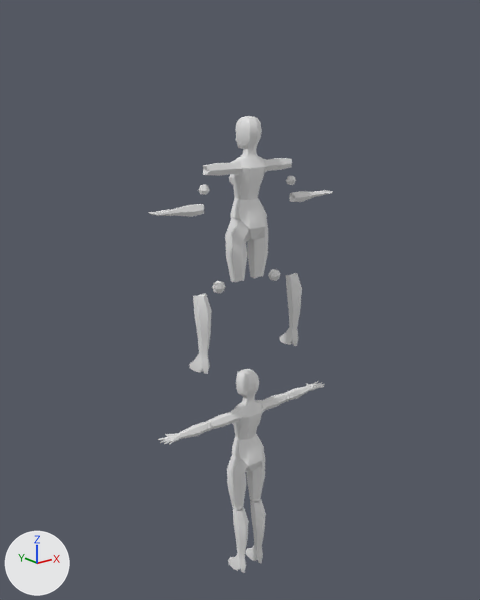
What one commit did to the Blender file 6 Month Project/Assets/_Project/Art/Models/Characters/MainCharacter_ToTexture.blend.
Rendered twice from a 50 mm lens placed at (-3.32, -4.03, 4.21), pointed at (0.31, 0.51, 2.4). Every picture has the same lights, and +X, +Y and +Z are marked at lower left.

Objects in the first picture: 'Base', 'Base.001'.
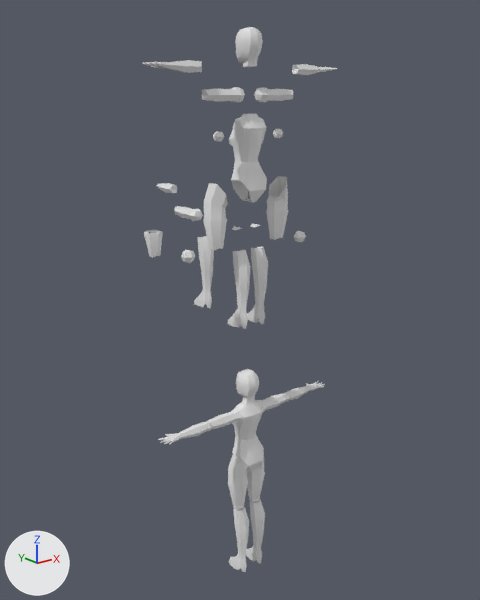
What differs and where, as boxes [x1, y1, x2, y2] in the pictures (480 x 600 px; the box of a moved part takes in the faces that stretch with it):
'Base', reshaped, moved (9% narrower, 21% shorter): before [149, 116, 333, 374]; after [158, 369, 325, 572]
'Base.001', reshaped, moved (17% wider, 32% taller): before [158, 369, 325, 573]; after [142, 60, 338, 329]
'Base.002', added: after [203, 27, 288, 251]
'Base.004', added: after [194, 236, 214, 308]
'Base.005', added: after [157, 183, 203, 221]
'Base.003', added: after [144, 230, 163, 257]
part 1 of me_circle_005, moved or reshaped: before [189, 294, 212, 374]; after [229, 507, 249, 572]
part 2 of me_circle_005, moved or reshaped: before [212, 281, 225, 293]; after [233, 504, 244, 510]
part 3 of me_circle_005, moved or reshaped: before [149, 204, 204, 217]; after [158, 422, 208, 445]
part 4 of me_circle_005, moved or reshaped: before [199, 185, 209, 195]; after [206, 421, 212, 431]
part 5 of me_circle_005, moved or reshaped: before [280, 273, 302, 346]; after [246, 499, 265, 564]
part 6 of me_circle_005, moved or reshaped: before [268, 269, 280, 281]; after [249, 496, 260, 503]
part 7 of me_circle_005, moved or reshaped: before [289, 190, 333, 202]; after [285, 381, 325, 401]
part 8 of me_circle_005, moved or reshaped: before [286, 176, 296, 185]; after [284, 393, 290, 402]
part 9 of me_circle_005, moved or reshaped: before [225, 156, 268, 282]; after [228, 402, 265, 507]
part 10 of me_circle_001, moved or reshaped: before [232, 505, 244, 511]; after [181, 250, 195, 263]
part 11 of me_circle_001, moved or reshaped: before [158, 422, 208, 445]; after [142, 60, 202, 73]
part 12 of me_circle_001, moved or reshaped: before [206, 421, 212, 431]; after [213, 131, 224, 142]
part 13 of me_circle_001, moved or reshaped: before [250, 496, 261, 502]; after [294, 231, 306, 242]
part 14 of me_circle_001, moved or reshaped: before [285, 381, 325, 401]; after [292, 64, 338, 75]
part 15 of me_circle_001, moved or reshaped: before [284, 393, 290, 402]; after [273, 129, 283, 138]
part 16 of me_circle_001, moved or reshaped: before [227, 369, 266, 573]; after [202, 87, 293, 329]

The change, as a diff of the scene's bpy script:
```diff
--- a/6 Month Project/Assets/_Project/Art/Models/Characters/MainCharacter_ToTexture.blend.py
+++ b/6 Month Project/Assets/_Project/Art/Models/Characters/MainCharacter_ToTexture.blend.py
@@ me_circle_005 @@
-me_circle_005.from_pydata(...)  # 736 vertices, 750 faces; spans x -0.9..0.9, y -0.1..0.16, z -0.01..1.95
+me_circle_005.from_pydata(...)  # 748 vertices, 762 faces; spans x -0.9..0.9, y -0.1..0.16, z -0.01..1.95
+# me_circle_005 part 1: the loose piece of 48 vertices spanning x -0.54..-0.42, y -0.09..0.15, z -0.01..0.64 is moved by (0.39, 0.0, 0.0)
+# me_circle_005 part 2: the loose piece of 18 vertices spanning x -0.34..-0.25, y -0.03..0.08, z 0.61..0.7 is moved by (0.2, 0.0, 0.0)
+# me_circle_005 part 3: the loose piece of 142 vertices spanning x -0.9..-0.45, y -0.07..0.11, z 1.25..1.33 is moved by (0.0, 0.0, 0.28)
+# me_circle_005 part 4: the loose piece of 18 vertices spanning x -0.47..-0.4, y -0.04..0.04, z 1.4..1.47 is moved by (0.0, 0.0, 0.14)
+# me_circle_005 part 5: the loose piece of 48 vertices spanning x 0.42..0.54, y -0.09..0.15, z -0.01..0.64 is moved by (-0.39, 0.0, 0.0)
+# me_circle_005 part 6: the loose piece of 18 vertices spanning x 0.25..0.34, y -0.03..0.08, z 0.61..0.7 is moved by (-0.2, 0.0, 0.0)
+# me_circle_005 part 7: the loose piece of 142 vertices spanning x 0.45..0.9, y -0.07..0.11, z 1.25..1.33 is moved by (0.0, 0.0, 0.28)
+# me_circle_005 part 8: the loose piece of 18 vertices spanning x 0.4..0.47, y -0.04..0.04, z 1.4..1.47 is moved by (0.0, 0.0, 0.14)
+# me_circle_005 part 9: 42 vertices moved from x -0.18..0.18, y -0.09..0.13, z 0.68..1.57 to x -0.17..0.17, y -0.08..0.12, z 0.68..1.57; 18 vertices removed from x -0.18..0.18, y 0.0..0.12, z 0.67..1.24; 30 vertices added at x -0.18..0.18, y -0.02..0.12, z 0.67..1.24
 me_circle_005.materials.append(mat_material)
@@ me_circle_001 @@
-me_circle_001.from_pydata(...)  # 736 vertices, 750 faces; spans x -0.9..0.9, y -0.1..0.16, z -0.01..1.95
+me_circle_001.from_pydata(...)  # 644 vertices, 644 faces; spans x -0.9..0.9, y -0.1..0.16, z -0.01..2.04
+# me_circle_001 part 10: the loose piece of 18 vertices spanning x -0.15..-0.06, y -0.03..0.08, z 0.61..0.7 is moved by (-0.47, 0.0, 0.0)
+# me_circle_001 part 11: the loose piece of 142 vertices spanning x -0.9..-0.45, y -0.07..0.11, z 1.53..1.61 is moved by (0.0, 0.0, 0.43)
+# me_circle_001 part 12: the loose piece of 18 vertices spanning x -0.47..-0.4, y -0.04..0.04, z 1.54..1.61 is moved by (0.14, 0.01, -0.06)
+# me_circle_001 part 13: the loose piece of 18 vertices spanning x 0.06..0.15, y -0.03..0.08, z 0.61..0.7 is moved by (0.47, 0.0, 0.0)
+# me_circle_001 part 14: the loose piece of 142 vertices spanning x 0.45..0.9, y -0.07..0.11, z 1.53..1.61 is moved by (0.0, 0.0, 0.43)
+# me_circle_001 part 15: the loose piece of 18 vertices spanning x 0.4..0.47, y -0.04..0.04, z 1.54..1.61 is moved by (-0.14, 0.01, -0.06)
+# me_circle_001 part 16: 12 vertices moved within x -0.13..0.13, y -0.05..0.11, z -0.01..1.18; 216 vertices removed from x -0.18..0.18, y -0.09..0.15, z -0.01..1.95; 186 vertices added at x -0.43..0.43, y -0.09..0.15, z -0.01..1.86
 me_circle_001.materials.append(mat_material)
@@ ob_base @@
 ob_base = bpy.data.objects.new('Base', me_circle_005)
-ob_base.location = (0.0, 0.0, 2.086)
+ob_base.location = (0.0, 0.0, 0.0)
@@ ob_base_001 @@
 ob_base_001 = bpy.data.objects.new('Base.001', me_circle_001)
-ob_base_001.location = (0.0, 0.0, 0.0)
+ob_base_001.location = (0.0, 0.0, 2.379)
@@ ob_base_005 @@
+ob_base_005 = bpy.data.objects.new('Base.005', me_circle_001_1)  # 49 vertices, 43 faces; spans x -0.062..0.062, y -0.296..0.353, z -0.124..0.158; in mat_material (white #e7e7e7)
+ob_base_005.location = (0.0, 0.981, 3.252)
@@ ob_base_003 @@
+ob_base_003 = bpy.data.objects.new('Base.003', me_circle_010)  # 18 vertices, 12 faces; spans x -0.08..0.076, y -0.089..0.09, z -0.137..0.111; in mat_material (white #e7e7e7)
+ob_base_003.location = (0.0, 1.465, 2.808)
@@ ob_base_004 @@
+ob_base_004 = bpy.data.objects.new('Base.004', me_circle_007)  # 48 vertices, 42 faces; spans x -0.058..0.06, y -0.079..0.155, z -0.324..0.318; in mat_material (white #e7e7e7)
+ob_base_004.location = (0.0, 0.61, 2.696)
@@ ob_base_002 @@
+ob_base_002 = bpy.data.objects.new('Base.002', me_circle_003)  # 134 vertices, 118 faces; spans x -0.4..0.4, y -0.09..0.14, z 0.67..2.28; in mat_material (white #e7e7e7)
+ob_base_002.location = (0.0, 0.0, 2.379)
```
